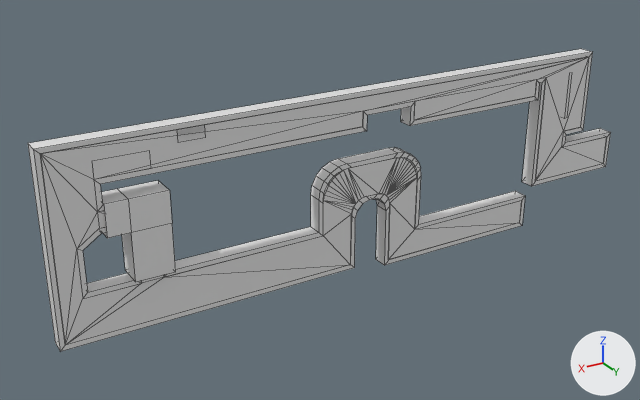
One commit to the FBX model Assets/_Game/3-Scenes/SceneWind/lvlmodel_level4-v2.fbx: the scene before it, then after it.
Camera for both pictures: a 50 mm lens placed at (192.2, 164.2, 90.7), pointed at (90.5, -5.2, 6.0). The axes (+X, +Y, +Z) are drawn at lower right. The lights are the same throughout. Mesh edges are drawn as thin lines. Where no turn or scale is listed for an object, it has been applied to the vertices.

Names of what the first picture shows: 'secret-wall-occluder', 'structure-generator.002', 'wall-bg', 'wall-generator'.
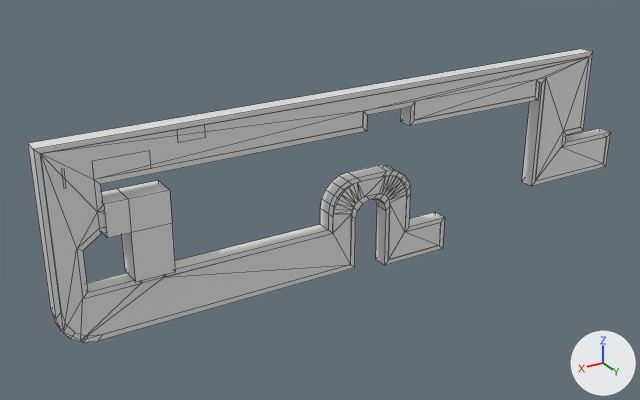
Commit message: 3 new levels

Where the newer file only moved an object's origin or applied its transform, the numbers keep the older frame.

Diff of the bpy script that builds the scene:
```diff
--- a/Assets/_Game/3-Scenes/SceneWind/lvlmodel_level4-v2.fbx.py
+++ b/Assets/_Game/3-Scenes/SceneWind/lvlmodel_level4-v2.fbx.py
@@ me_plane_015 @@
 # used by ob_wall_bg; location = (-1.3, 1.8, 5.1)
-me_plane_015.from_pydata(...)  # 64 vertices, 64 faces; spans x 1.0..158.0, y 0.0, z -16.0..27.0
+me_plane_015.from_pydata(...)  # 65 vertices, 65 faces; spans x 1.0..158.0, y 0.0, z -16.0..27.0
+# me_plane_015 part 2
+# 16 vertices are removed from x 68.0..158.0, y 0.0, z -15.0..11.0
+# 34 faces are deleted
+# 8 vertices move from x 32.0..95.0, y 0.0, z -16.0..11.0 to x 60.0..92.0, y 0.0, z -16.0..6.0
+# 17 vertices are added at x 71.0..158.0, y 0.0, z -15.0..7.0
+# 35 new faces join them
 me_plane_015.materials.append(mat_border)
@@ me_plane_014 @@
 # used by ob_wall_generator; location = (-1.3, -2.0, 5.1)
-me_plane_014.from_pydata(...)  # 208 vertices, 208 faces; spans x 0.0..159.0, y 0.0..4.0, z -18.0..29.0
+me_plane_014.from_pydata(...)  # 224 vertices, 224 faces; spans x 0.0..159.0, y 0.0..4.0, z -18.0..29.0
+# me_plane_014 part 1
+# 4 vertices are removed from x 158.0..159.0, y 0.0..4.0, z -16.0..-15.0
+# 8 faces are deleted
+# 26 vertices in x 67.0..76.0, y 0.0..4.0, z 3.0..12.0 move by (3.0, 0.0, -4.0)
+# 20 vertices in x 88.0..96.0, y 0.0..4.0, z 3.0..12.0 move by (-3.0, 0.0, -4.0)
+# 8 vertices in x 31.0..32.0, y 0.0..4.0, z -18.0..-9.0 move by (28.0, 0.0, 0.0)
+# 4 vertices in x 67.0..68.0, y 0.0..4.0, z -10.0..-9.0 move by (3.0, 0.0, 0.0)
+# 4 vertices in x 93.0..96.0, y 0.0..4.0, z 4.0..11.0 move by (-2.0, 0.0, -4.0)
+# 6 vertices move from x 67.0..96.0, y 0.0..4.0, z -5.0..7.0 to x 70.0..94.0, y 0.0..4.0, z -5.0..2.0
+# 10 vertices are added at x 150.0..159.0, y 0.0, z -16.0..-7.0
+# 10 new vertices lie (0.0, 4.0, 0.0) away from vertices in x 150.0..159.0, y 0.0, z -16.0..-7.0
+# 18 new faces join them, mat_border (white #e7e7e7)
+# 6 new faces join them, mat_interior (white #e7e7e7)
 me_plane_014.materials.append(mat_border)
```

Where the change shows, as pixel boxes (x1, y1, x2, y2) in the pictures (640 x 400 px; the box of a moved part takes in the faces that stretch with it):
'wall-bg', reshaped
    before: (40, 57, 607, 345)
    after: (40, 57, 607, 336)
'wall-generator', reshaped
    before: (28, 49, 611, 352)
    after: (28, 49, 611, 343)
part 1 of me_plane_014, built on
    before: (28, 144, 525, 352)
    after: (28, 144, 445, 343)
part 2 of me_plane_015, moved or reshaped
    before: (40, 155, 521, 345)
    after: (40, 155, 440, 336)
